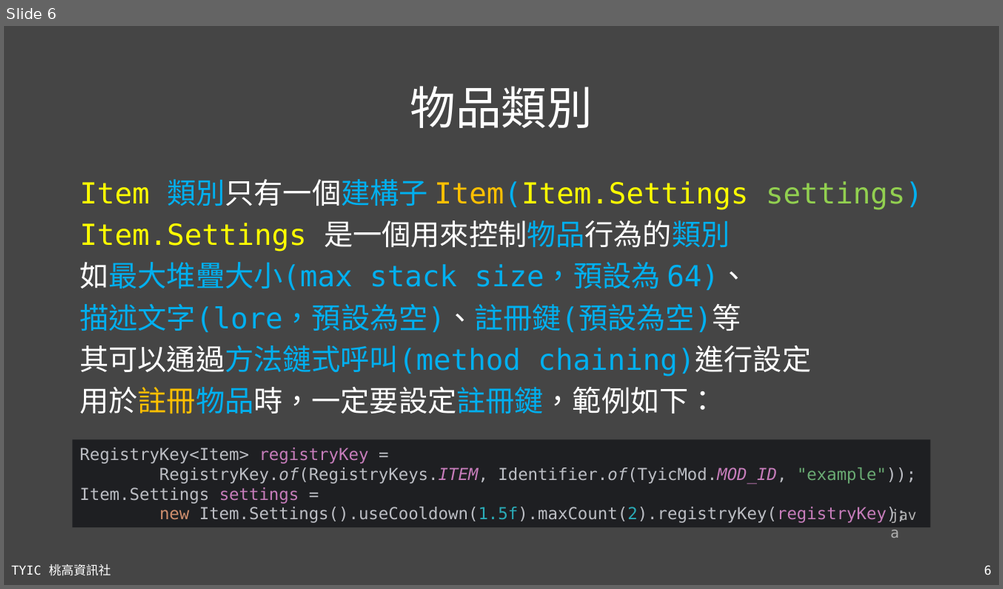
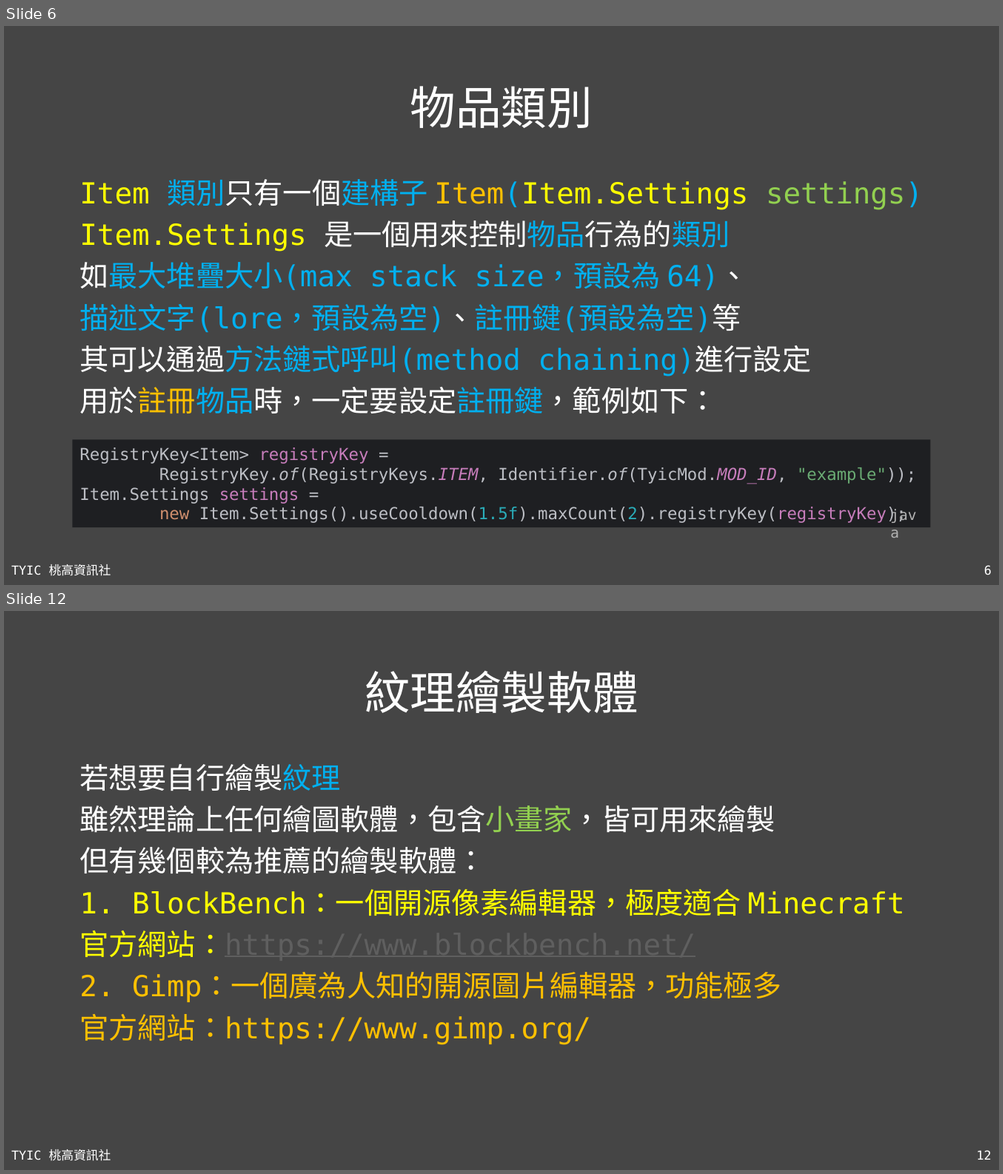
Before and after one commit to TYSHIC/slides, a slide deck: ppt/51_Java 專案：物品.pptx. Shown one above the other, each under a label of ours: slide 6 before the commit, slides 6 and 12 after it; the slides between them are not shown. The pictures are 1003x589 and 1003x1174 pixels, drawn with LibreOffice and Linux fonts; fonts in the diff are those of the drawing. Boxes give left, top, right and bottom in pixels: in the first picture for what was removed or moved away, otherwise in the second. Text is boxed around its words. In the diff, an @@ line names an element or a change of style, - is before the commit and + after.

```diff
--- a/ppt/51_Java 專案：物品.pptx
+++ b/ppt/51_Java 專案：物品.pptx
@@ slide 12 added at bbox=[4, 611, 999, 1170], background #454545; not listed: 2 template elements that a slide beside it also shows @@
@@ title added at bbox=[364, 671, 638, 713], 44 pt, text #FFFFFF @@
+紋理繪製軟體
@@ text added at bbox=[79, 764, 905, 1045], 28 pt, text #FFC000 @@
+若想要自行繪製紋理
+雖然理論上任何繪圖軟體，包含小畫家，皆可用來繪製
+但有幾個較為推薦的繪製軟體：
+1. BlockBench：一個開源像素編輯器，極度適合 Minecraft
+官方網站：https://www.blockbench.net/
+2. Gimp：一個廣為人知的開源圖片編輯器，功能極多
+官方網站：https://www.gimp.org/
```
Also in this commit, not shown: 3 slides changed, 18 other slides added, 16 other files.
